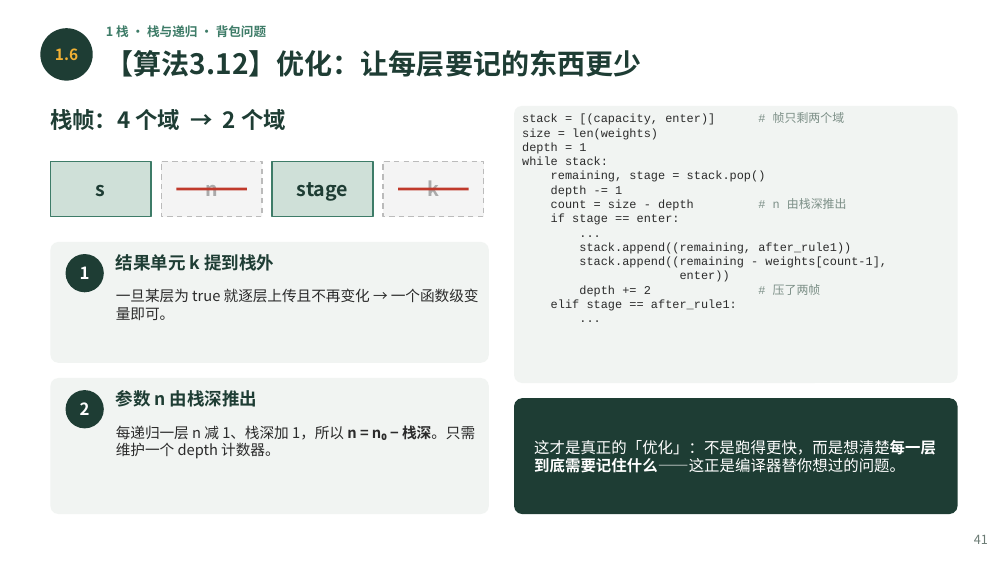
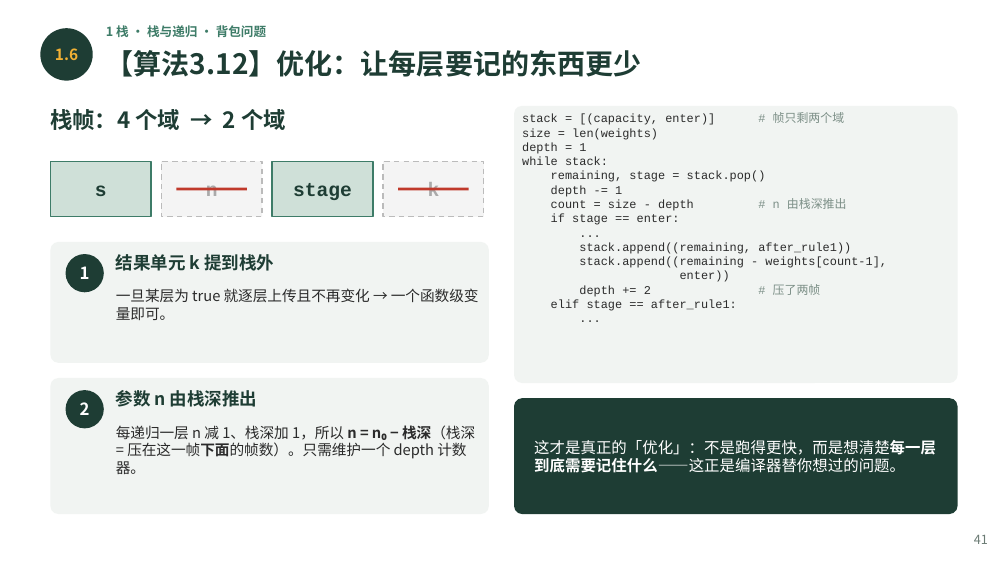
Before and after one commit to GMyhf/2026fall-cs201cq, a slide deck: slide 41 of courseware/202609_DSA_03_Stack_Queue.pptx. Drawn at 1008x567 pixels with LibreOffice and Linux fonts; fonts in the diff are those of the drawing. Boxes give left, top, right and bottom in pixels: in the first picture for what was removed or moved away, otherwise in the second. Text is boxed around its words. In the diff, an @@ line names an element or a change of style, - is before the commit and + after.

```diff
--- a/courseware/202609_DSA_03_Stack_Queue.pptx
+++ b/courseware/202609_DSA_03_Stack_Queue.pptx
@@ text "s" at (95, 185, 107, 196): font Noto Sans CJK SC to Courier New @@
@@ text "stage" at (293, 183, 352, 200): font Noto Sans CJK SC to Courier New @@
@@ text at (116, 425, 475, 474): text changed @@
-每递归一层 n 减 1、栈深加 1，所以 n = n₀ − 栈深。只需维护一个 depth 计数器。
+每递归一层 n 减 1、栈深加 1，所以 n = n₀ − 栈深（栈深 = 压在这一帧下面的帧数）。只需维护一个 depth 计数器。
```
Also in this commit, not shown: 11 other slides changed.
